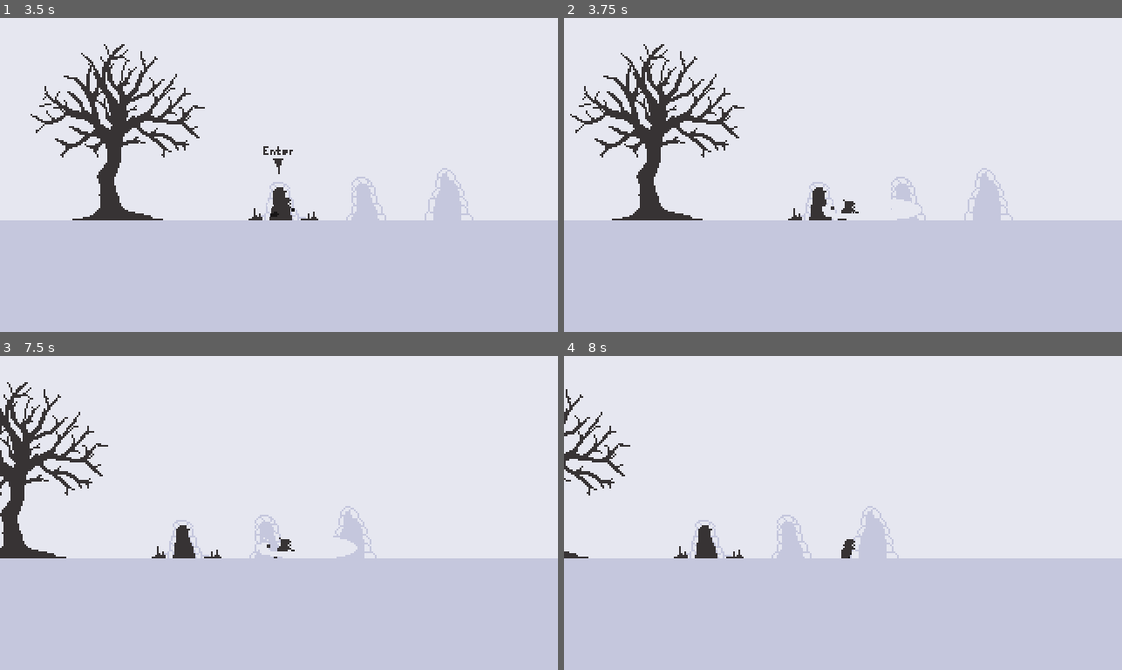
Above: before the commit, frames 1-4 (two rows, left to right).
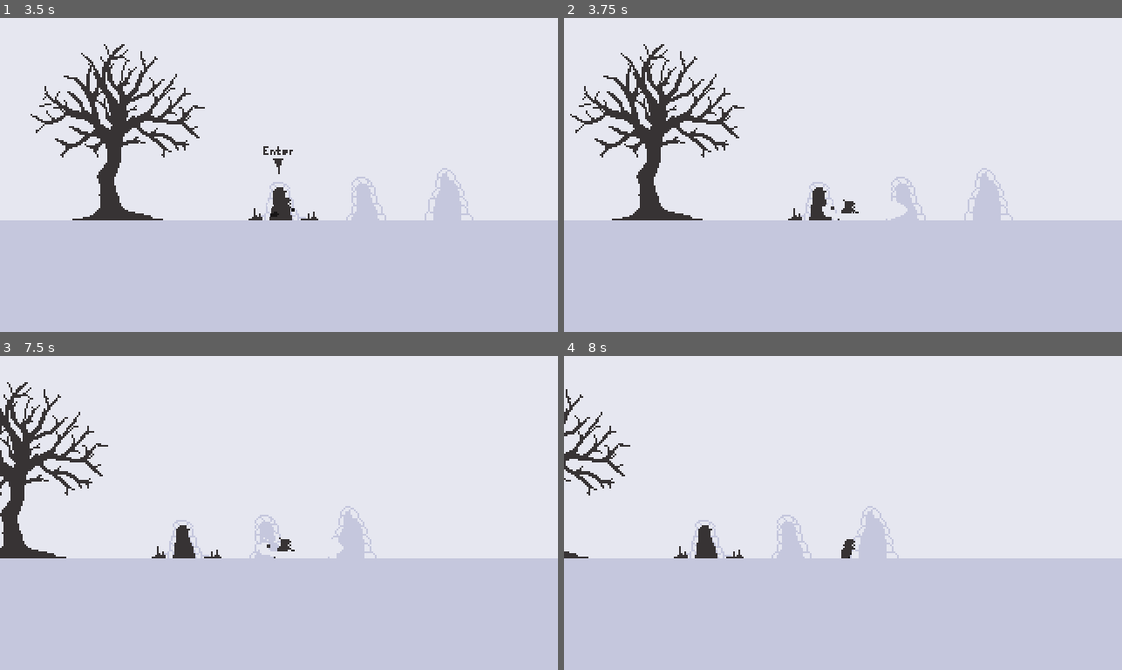
Above: after the commit, the same moments.

Repository: Gabrijel-Cobanov/SpiritFall
Game: Godot game, scene res://Scenes/Menus/MainMenu.tscn
Two runs of this game, one before a commit and one after it. Both use one fixed random seed, a clock stepped at 60 frames per second and the inputs below.
Inputs:
- Up to frame 1 (3.5 s): click "Start" at 0.5 s; click "Start" at 1.25 s; click "Options" at 2 s; tap Enter (ui_accept) at 2.75 s; hold D (right) from 2.78 s (still down); hold H (heal) from 2.78 s (still down); tap J (jump) at 3.02 s
- Up to frame 2 (3.75 s): keep holding D (right); release H (heal) at 3.53 s; tap K (attack) at 3.6 s
- Up to frame 3 (7.5 s): tap J (jump) at 3.77, 5.27, 6.02, 6.77 s; tap H (heal) at 3.8, 5.1, 6.6 s; release D (right) at 4.28 s; hold A (left) 4.28-5.03 s; hold H (heal) 4.28-5.03 s; tap L (dash) at 4.35 s; hold D (right) 5.03-6.53 s; hold H (heal) 5.78-6.53 s; tap E (interact) at 5.85 s; hold A (left) 6.53-7.28 s; hold D (right) from 7.28 s (still down); hold H (heal) from 7.28 s (still down); tap K (attack) at 7.35 s
- Up to frame 4 (8 s): keep holding D (right); keep holding H (heal)

Frame 1 is identical in both runs. In frame 2, 0.1% of the frame differs, in the area x 49-65%, y 57-65%; in frame 3, 0.1%; in frame 4, nothing differs.

Commit message:
made adjustments to the player sprite, moved the attack areas around a bit, feels better to play now

Diff:
--- a/Scenes/Enemies/LumberBot.tscn
+++ b/Scenes/Enemies/LumberBot.tscn
@@ -233,6 +233,7 @@
 script = ExtResource("3_j5oqw")
 
 [node name="side" type="Area2D" parent="AttackComponent"]
+position = Vector2(-2, 0)
 collision_layer = 0
 monitorable = false
 
@@ -314,7 +315,7 @@
 texture = ExtResource("1_kalv3")
 hframes = 10
 vframes = 5
-frame = 36
+frame = 34
 
 [node name="HitflashAnimationPlayer" type="AnimationPlayer" parent="Visuals"]
 libraries = {
--- a/Scenes/Enemies/WalkerBot.tscn
+++ b/Scenes/Enemies/WalkerBot.tscn
@@ -47,6 +47,20 @@
 "update": 0,
 "values": [32, 47]
 }
+tracks/1/type = "method"
+tracks/1/imported = false
+tracks/1/enabled = true
+tracks/1/path = NodePath("AttackComponent/Contact/CollisionSwitch")
+tracks/1/interp = 1
+tracks/1/loop_wrap = true
+tracks/1/keys = {
+"times": PackedFloat32Array(0),
+"transitions": PackedFloat32Array(1),
+"values": [{
+"args": [],
+"method": &"Turn_Off"
+}]
+}
 
 [sub_resource type="Animation" id="Animation_02cpt"]
 resource_name = "idle"
@@ -133,7 +147,7 @@
 
 [node name="WalkerBot" type="CharacterBody2D"]
 collision_layer = 2
-collision_mask = 53
+collision_mask = 52
 
 [node name="HealthComponent" type="Node2D" parent="." node_paths=PackedStringArray("hitflash_animator")]
 script = ExtResource("1_qkgqj")
@@ -201,7 +215,7 @@
 texture = ExtResource("1_bam6j")
 hframes = 16
 vframes = 3
-frame = 34
+frame = 32
 
 [node name="HitflashAnim" type="AnimationPlayer" parent="Visuals"]
 libraries = {
--- a/Scenes/Player/player.tscn
+++ b/Scenes/Player/player.tscn
@@ -680,6 +680,7 @@
 shader = SubResource("VisualShader_75at7")
 
 [node name="Player" type="CharacterBody2D" groups=["Player"]]
+z_index = 5
 collision_mask = 62
 
 [node name="HealthComponent" type="Node2D" parent="."]
@@ -701,18 +702,19 @@
 monitorable = false
 
 [node name="CollisionSwitch" type="CollisionShape2D" parent="AttackComponent/up"]
-position = Vector2(3, -19)
+position = Vector2(3, -14)
 shape = SubResource("CircleShape2D_fd1l3")
 disabled = true
 script = ExtResource("4_ok4u5")
 
 [node name="side" type="Area2D" parent="AttackComponent"]
+position = Vector2(-2, 0)
 collision_layer = 0
 collision_mask = 2
 monitorable = false
 
 [node name="CollisionSwitch" type="CollisionShape2D" parent="AttackComponent/side"]
-position = Vector2(27, 0)
+position = Vector2(24, 0)
 rotation = -1.5708
 shape = SubResource("CapsuleShape2D_uukt2")
 disabled = true
@@ -724,7 +726,7 @@
 monitorable = false
 
 [node name="CollisionSwitch" type="CollisionShape2D" parent="AttackComponent/down"]
-position = Vector2(2, 19)
+position = Vector2(2, 20)
 shape = SubResource("CircleShape2D_x17br")
 disabled = true
 script = ExtResource("4_ok4u5")
--- a/Scripts/Enemies/EnemyStateMachine.gd
+++ b/Scripts/Enemies/EnemyStateMachine.gd
@@ -117,7 +117,6 @@
 func On_Hurt(dmg: int):
 	is_being_knocked_back = true
 	knockback_timer.start()
-	#flash white but we'll get to that
 
 func On_Dead():
 	Switch_State(death)
--- a/Scripts/Player/PlayerStateMachine.gd
+++ b/Scripts/Player/PlayerStateMachine.gd
@@ -23,6 +23,7 @@
 const DASH_VELOCITY: float = 170
 
 var combo_counter: int = 1
+var max_combo_counter:int = 2
 
 #flags
 var is_facing_right: bool = true
@@ -77,7 +78,7 @@
 	can_heal = health.can_heal
 	if Input.is_action_just_pressed("attack") and can_attack:
 		is_attacking = true
-	if combo_counter >= 3:
+	if combo_counter >= max_combo_counter:
 		can_attack = false
 		combo_counter = 1
 		attack_combo_cooldown.start()
Binary file changed: Sprites/Player/The spirit.png
